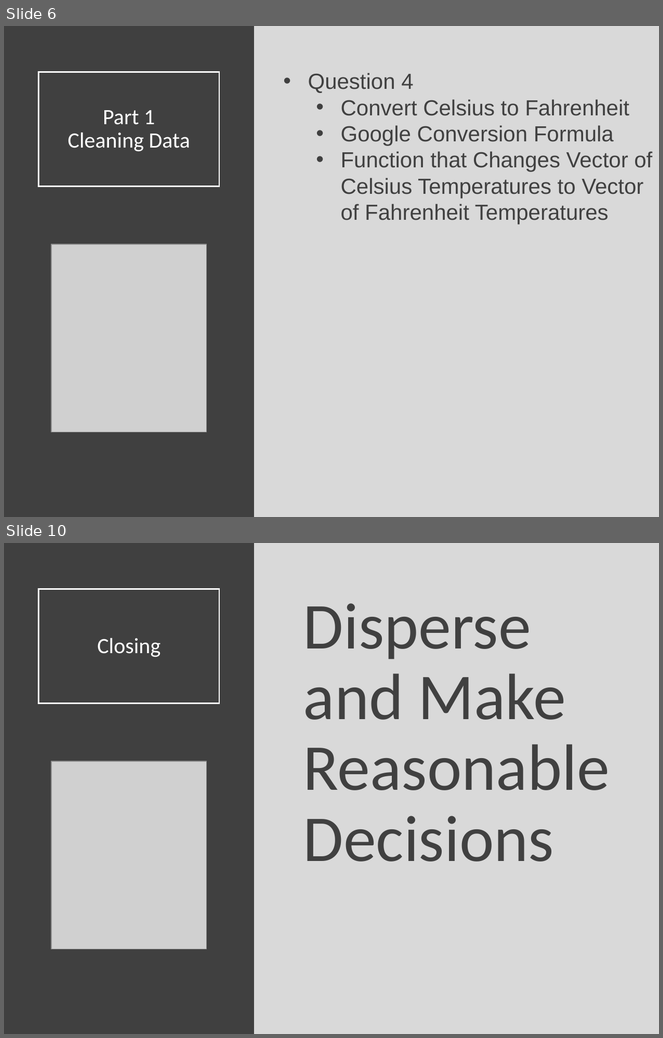
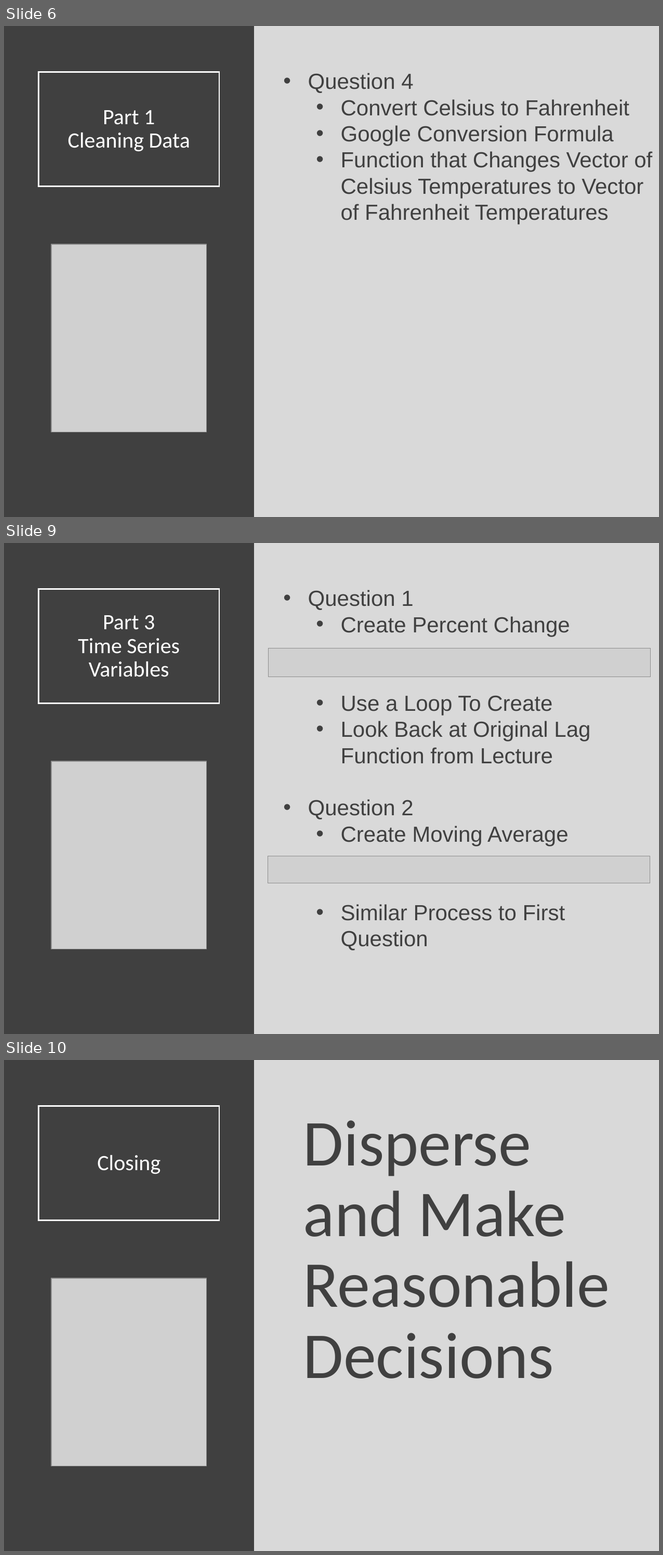
Before and after one commit to SuperMarioGiacomazzo/STOR320_WEBSITE, a slide deck: Lecture/Programming 4/Programming_4_Lecture.pptx. Shown one above the other, each under a label of ours: slides 6 and 10 before the commit, slides 6, 9 and 10 after it; the slides between them are not shown. The pictures are 663x1038 and 663x1555 pixels, drawn with LibreOffice and Linux fonts; fonts in the diff are those of the drawing; grey boxes stand for pictures. Boxes give left, top, right and bottom in pixels: in the first picture for what was removed or moved away, otherwise in the second. Text is boxed around its words. In the diff, an @@ line names an element or a change of style, - is before the commit and + after.

```diff
--- a/Lecture/Programming 4/Programming_4_Lecture.pptx
+++ b/Lecture/Programming 4/Programming_4_Lecture.pptx
@@ slide 9 added at box(4, 543, 659, 1034), background #D9D9D9 @@
@@ rectangle added at box(4, 543, 254, 1034), fill #404040 @@
@@ title added at box(39, 589, 220, 704), outline #FFFFFF 1.5 pt, 24 pt, text #FFFFFF @@
+Part 3
+Time Series Variables
@@ text added at box(308, 590, 591, 951), 24 pt, text #404040 @@
+• Question 1
+  • Create Percent Change
+  • Use a Loop To Create
+  • Look Back at Original Lag Function from Lecture
+• Question 2
+  • Create Moving Average
+  • Similar Process to First Question
@@ picture added at box(269, 649, 651, 677) @@
@@ picture added at box(51, 761, 206, 949) @@
@@ picture added at box(268, 856, 650, 884) @@
```
Also in this commit, not shown: 1 slide changed, 1 other slide added, 2 slides removed, 1 other file.
